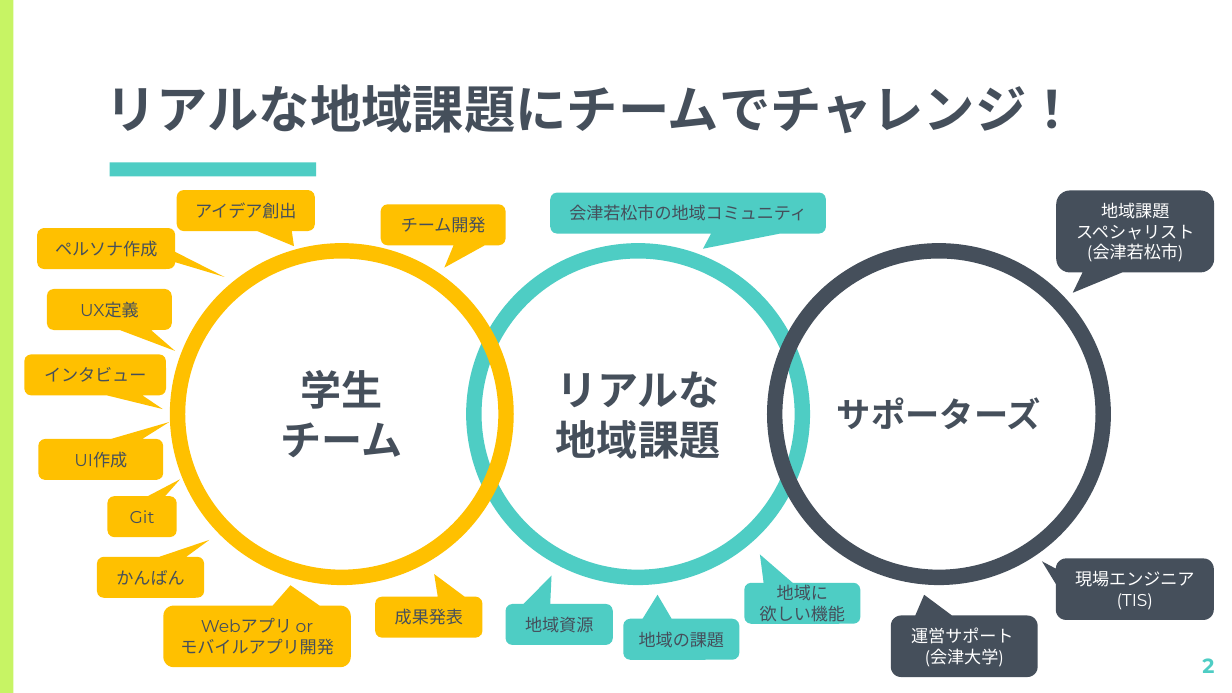
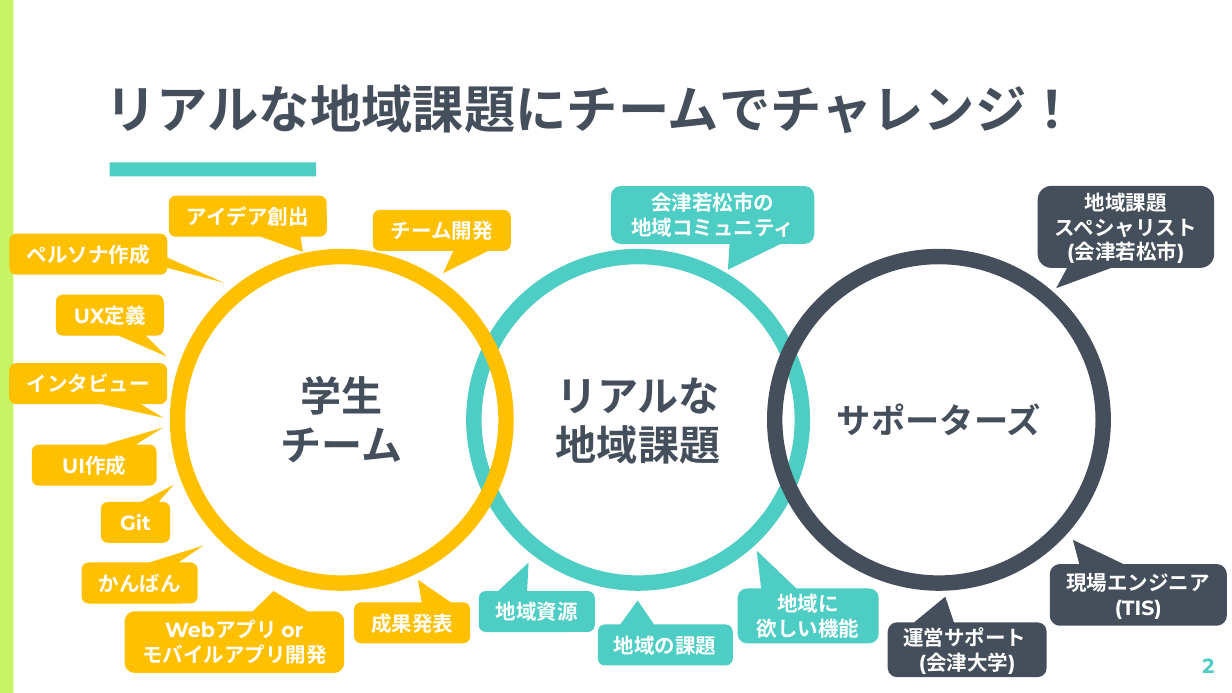
Before and after one commit to kiyohome/wacchi, a slide deck: slide 2 of 2021/ITで地域課題を解決しよう.pptx. Drawn at 1232x693 pixels with LibreOffice and Linux fonts; fonts in the diff are those of the drawing. Boxes give left, top, right and bottom in pixels: in the first picture for what was removed or moved away, otherwise in the second. Text is boxed around its words. In the diff, an @@ line names an element or a change of style, - is before the commit and + after.

Commit message:
21年度の会津大向け勉強会資料の追加

```diff
--- a/2021/ITで地域課題を解決しよう.pptx
+++ b/2021/ITで地域課題を解決しよう.pptx
@@ rounded speech box "アイデア創出": place and size @@
-rounded speech box "アイデア創出" at (176, 190, 314, 230)
+rounded speech box "アイデア創出" at (169, 196, 326, 237)
@@ rounded speech box "チーム開発": place and size @@
-rounded speech box "チーム開発" at (381, 205, 505, 245)
+rounded speech box "チーム開発" at (373, 209, 511, 250)
@@ rounded speech box "会津若松市の": place and size @@
-rounded speech box "会津若松市の" at (551, 192, 827, 233)
+rounded speech box "会津若松市の" at (611, 186, 814, 244)
@@ rounded speech box "会津若松市の" at (611, 186, 814, 244): proportions changed @@
@@ text in rounded speech box at (631, 192, 794, 237): text changed; size 10 to 12 pt; text colour #454F5B to #FFFFFF; bold on @@
-会津若松市の地域コミュニティ
+会津若松市の
+地域コミュニティ
@@ rounded speech box "地域課題": place and size @@
-rounded speech box "地域課題" at (1056, 191, 1214, 274)
+rounded speech box "地域課題" at (1037, 186, 1214, 269)
@@ rounded speech box "地域課題" at (1037, 186, 1214, 269): size 10 to 12 pt, bold on @@
@@ rounded speech box "ペルソナ作成": place and size @@
-rounded speech box "ペルソナ作成" at (37, 228, 175, 269)
+rounded speech box "ペルソナ作成" at (10, 234, 168, 275)
@@ 3 ellipses: place and size @@
-3 ellipses at (177, 251, 1104, 578)
+3 ellipses at (177, 256, 1104, 583)
@@ rounded speech box "UX定義": place and size @@
-rounded speech box "UX定義" at (47, 290, 171, 330)
+rounded speech box "UX定義" at (55, 294, 164, 335)
@@ rounded speech box "インタビュー": place and size @@
-rounded speech box "インタビュー" at (25, 355, 166, 395)
+rounded speech box "インタビュー" at (9, 363, 166, 404)
@@ rounded speech box "UI作成": place and size @@
-rounded speech box "UI作成" at (38, 439, 163, 479)
+rounded speech box "UI作成" at (32, 445, 156, 485)
@@ rounded speech box "Git": place and size @@
-rounded speech box "Git" at (107, 496, 176, 537)
+rounded speech box "Git" at (101, 501, 170, 542)
@@ rounded speech box "かんばん": place and size @@
-rounded speech box "かんばん" at (97, 557, 205, 598)
+rounded speech box "かんばん" at (81, 563, 197, 604)
@@ rounded speech box "現場エンジニア" at (1050, 564, 1227, 626): size 10 to 12 pt, bold on; proportions changed @@
@@ rounded speech box "現場エンジニア": place and size @@
-rounded speech box "現場エンジニア" at (1056, 558, 1214, 620)
+rounded speech box "現場エンジニア" at (1050, 564, 1227, 626)
@@ rounded speech box "地域資源": place and size @@
-rounded speech box "地域資源" at (505, 604, 612, 644)
+rounded speech box "地域資源" at (479, 591, 595, 632)
@@ size 10 to 12 pt, text colour #454F5B to #FFFFFF, bold on in 13 elements at (101, 501, 170, 542), (32, 445, 156, 485), (373, 209, 511, 250), (55, 294, 164, 335), (81, 563, 197, 604), (169, 196, 326, 237), (354, 602, 469, 643), (9, 363, 166, 404), (10, 234, 168, 275), (479, 591, 595, 632), (598, 625, 733, 665), (124, 611, 344, 673), (738, 589, 878, 644) @@
@@ rounded speech box "地域に": place and size @@
-rounded speech box "地域に" at (744, 583, 860, 623)
+rounded speech box "地域に" at (738, 589, 878, 644)
@@ rounded speech box "Webアプリ or": place and size @@
-rounded speech box "Webアプリ or" at (164, 606, 351, 668)
+rounded speech box "Webアプリ or" at (124, 611, 344, 673)
@@ rounded speech box "成果発表": place and size @@
-rounded speech box "成果発表" at (376, 596, 483, 637)
+rounded speech box "成果発表" at (354, 602, 469, 643)
@@ rounded speech box "地域の課題": place and size @@
-rounded speech box "地域の課題" at (623, 618, 739, 659)
+rounded speech box "地域の課題" at (598, 625, 733, 665)
@@ rounded speech box "運営サポート": place and size @@
-rounded speech box "運営サポート" at (891, 616, 1037, 678)
+rounded speech box "運営サポート" at (888, 622, 1047, 678)
@@ rounded speech box "運営サポート" at (888, 622, 1047, 678): size 10 to 12 pt, bold on; proportions changed @@
```
Also in this commit, not shown: 1 other slide changed, 1 other file.
